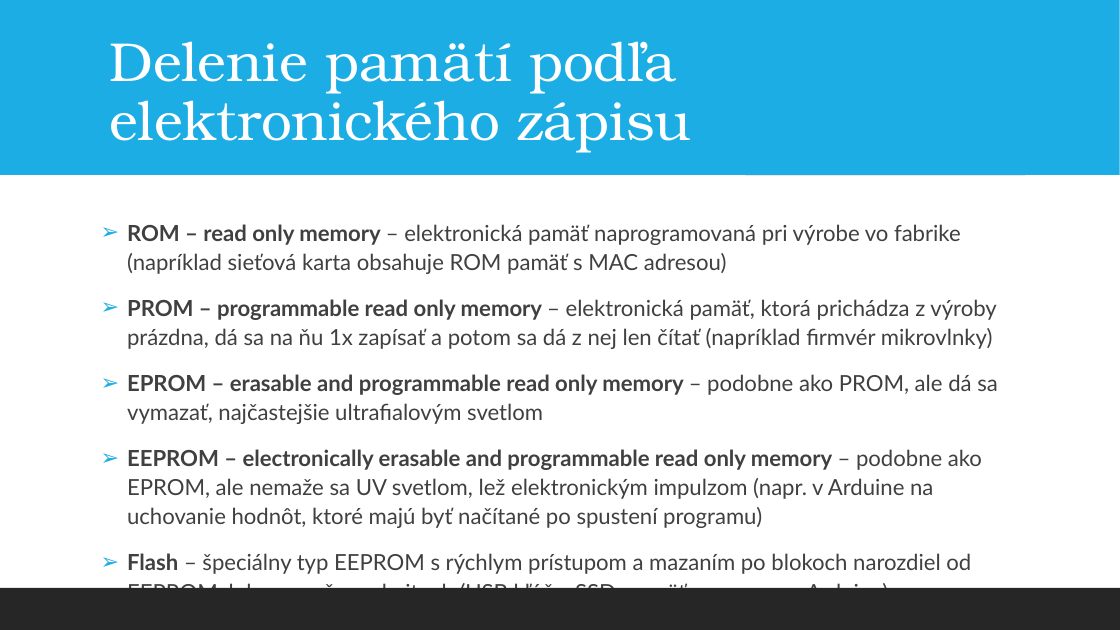
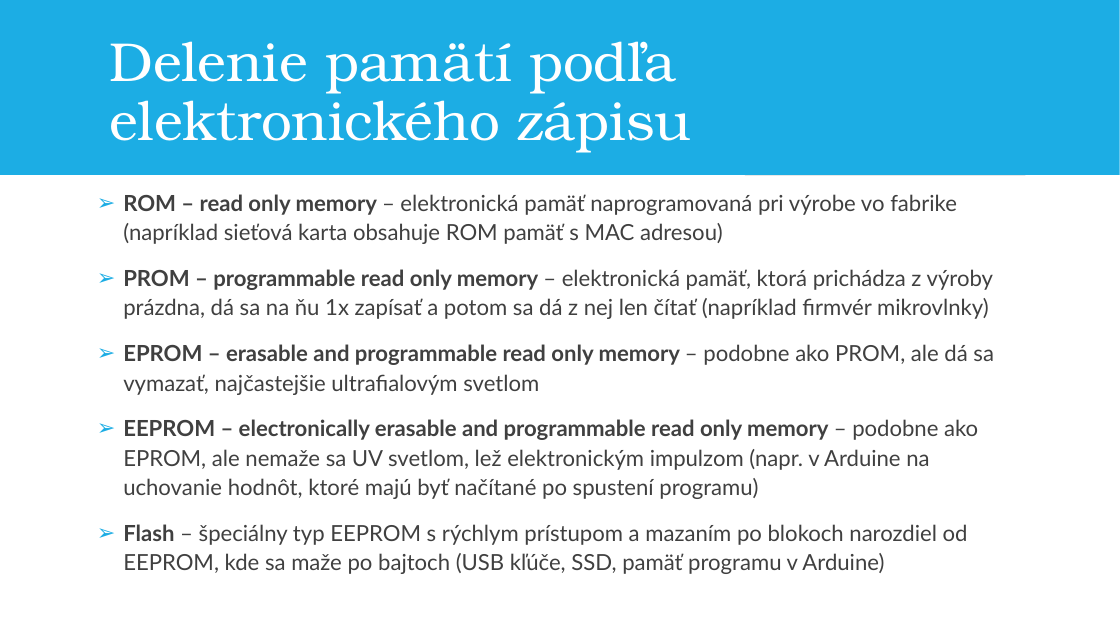
Before and after one commit to Matejejko/Skola, a slide deck: slide 4 of skola/Základy IKT systémov - hardware (ZIH)/Elektronické pamäte 11.2.ppt (slide 5 before the commit). Drawn at 1120x630 pixels with LibreOffice and Linux fonts; fonts in the diff are those of the drawing. Boxes give left, top, right and bottom in pixels: in the first picture for what was removed or moved away, otherwise in the second. Text is boxed around its words. In the diff, an @@ line names an element or a change of style, - is before the commit and + after.

```diff
--- a/skola/Základy IKT systémov - hardware (ZIH)/Elektronické pamäte 11.2.ppt
+++ b/skola/Základy IKT systémov - hardware (ZIH)/Elektronické pamäte 11.2.ppt
@@ text "ROM – read only memory ..." rewrapped from <box>127,224,998,588</box> to <box>123,194,994,574</box> @@
@@ rectangle at <box>0,588,1119,630</box>: fill #262626 to #FFFFFF @@
```
Also in this commit, not shown: 10 other slides changed, 1 slide removed.
